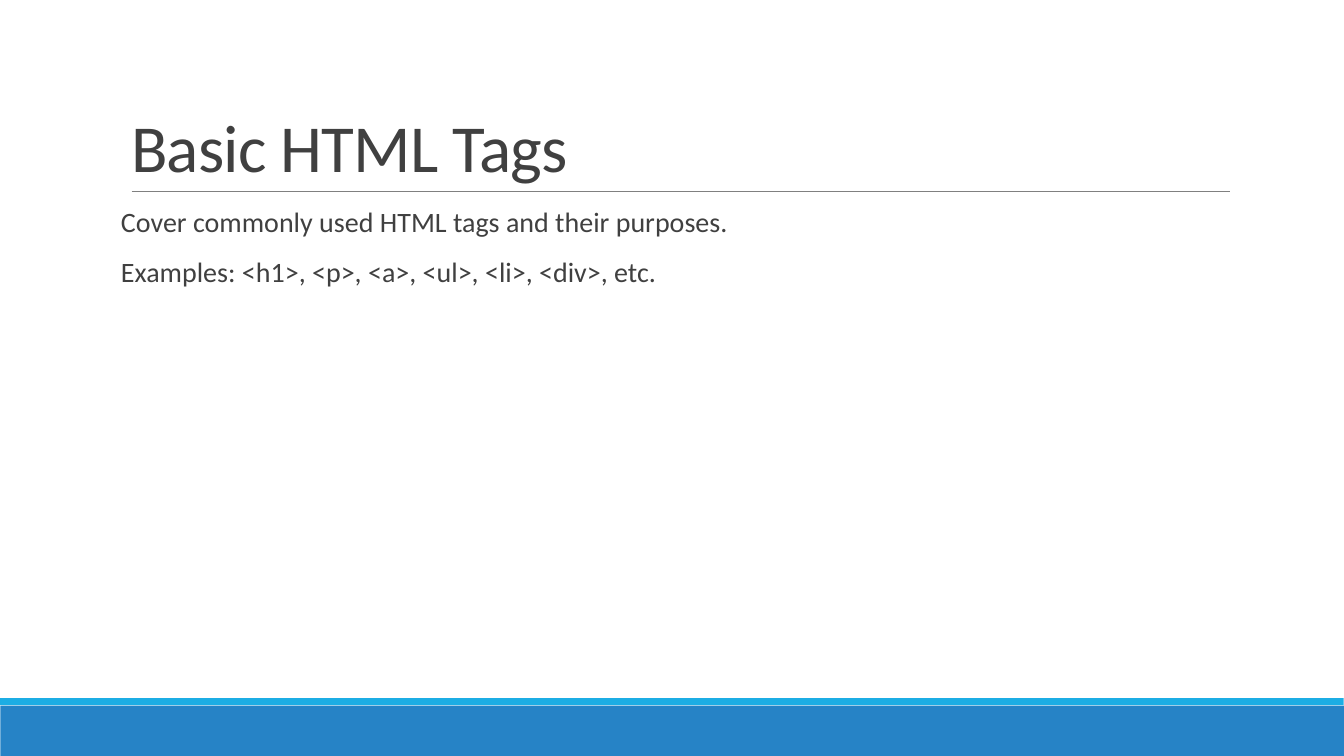
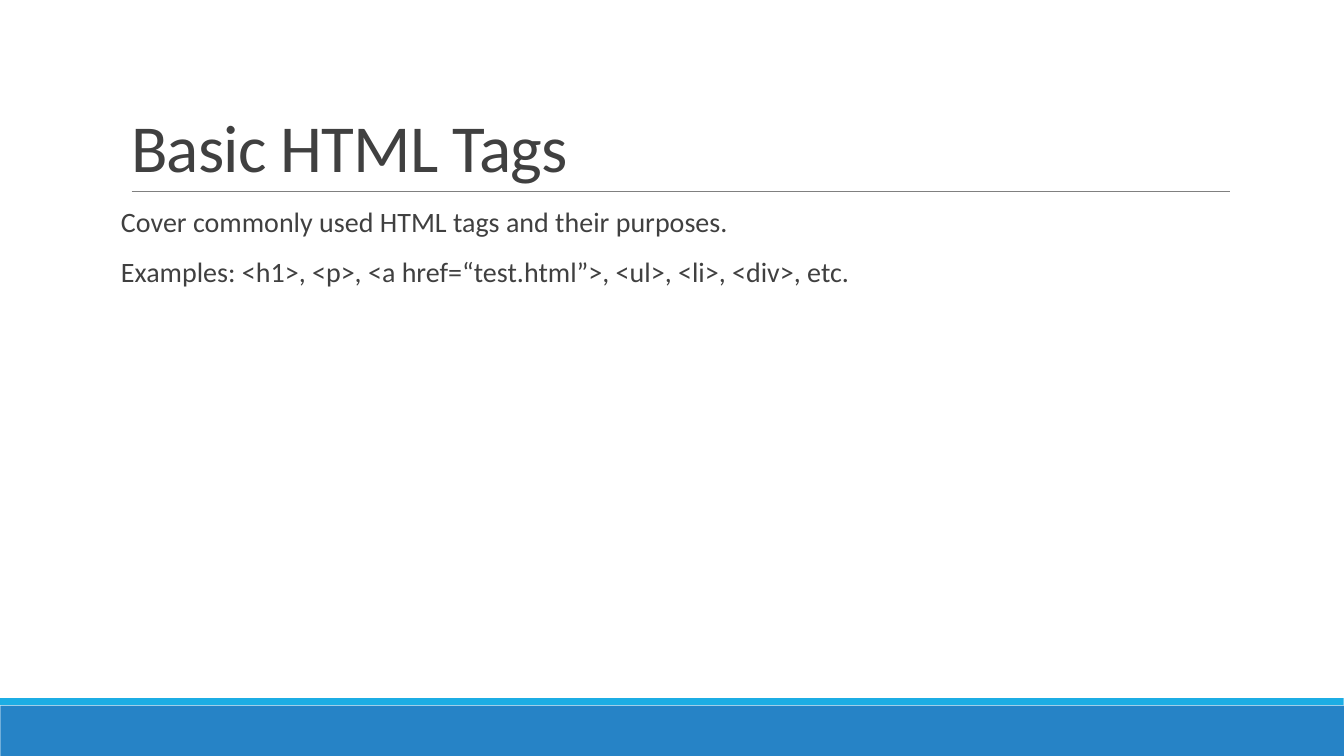
Before and after one commit to rishigujadhur1/ModernJS, a slide deck: slide 7 of Projects/BS5/Foundation - Introuction to HTML and Bootstrap.pptx. Drawn at 1344x756 pixels with LibreOffice and Linux fonts; fonts in the diff are those of the drawing. Boxes give left, top, right and bottom in pixels: in the first picture for what was removed or moved away, otherwise in the second. Text is boxed around its words. In the diff, an @@ line names an element or a change of style, - is before the commit and + after.

```diff
--- a/Projects/BS5/Foundation - Introuction to HTML and Bootstrap.pptx
+++ b/Projects/BS5/Foundation - Introuction to HTML and Bootstrap.pptx
@@ text at box(121, 262, 849, 287): text changed @@
-Examples: <h1>, <p>, <a>, <ul>, <li>, <div>, etc.
+Examples: <h1>, <p>, <a href=“test.html”>, <ul>, <li>, <div>, etc.
```
Also in this commit, not shown: 3 other slides changed, 2 other files.
